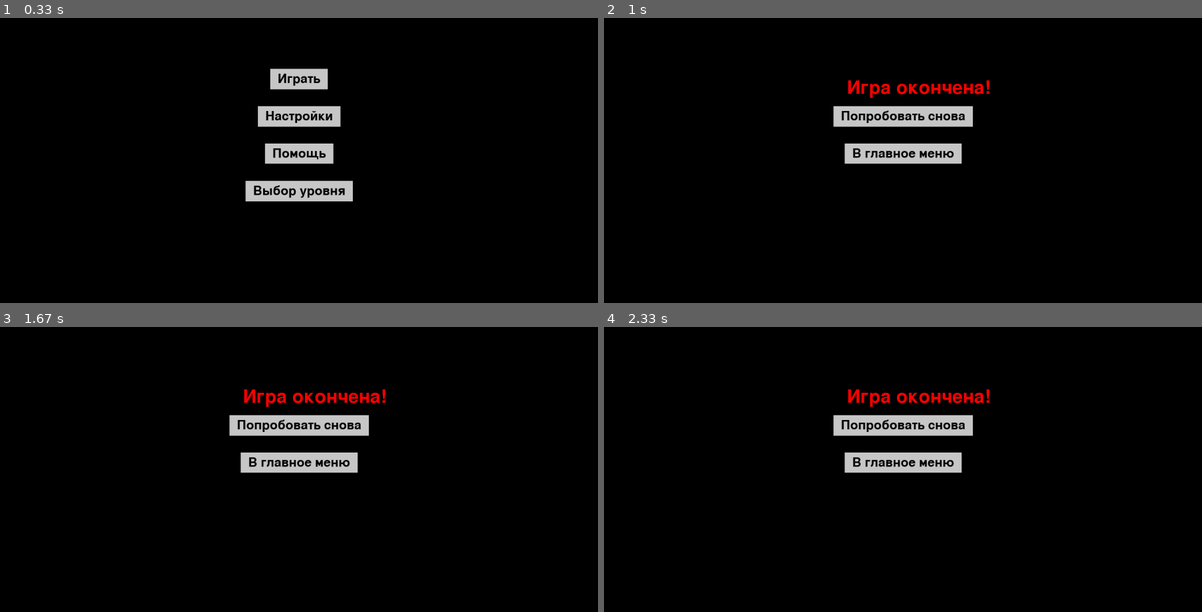
Above: before the commit, frames 1-4 (two rows, left to right).
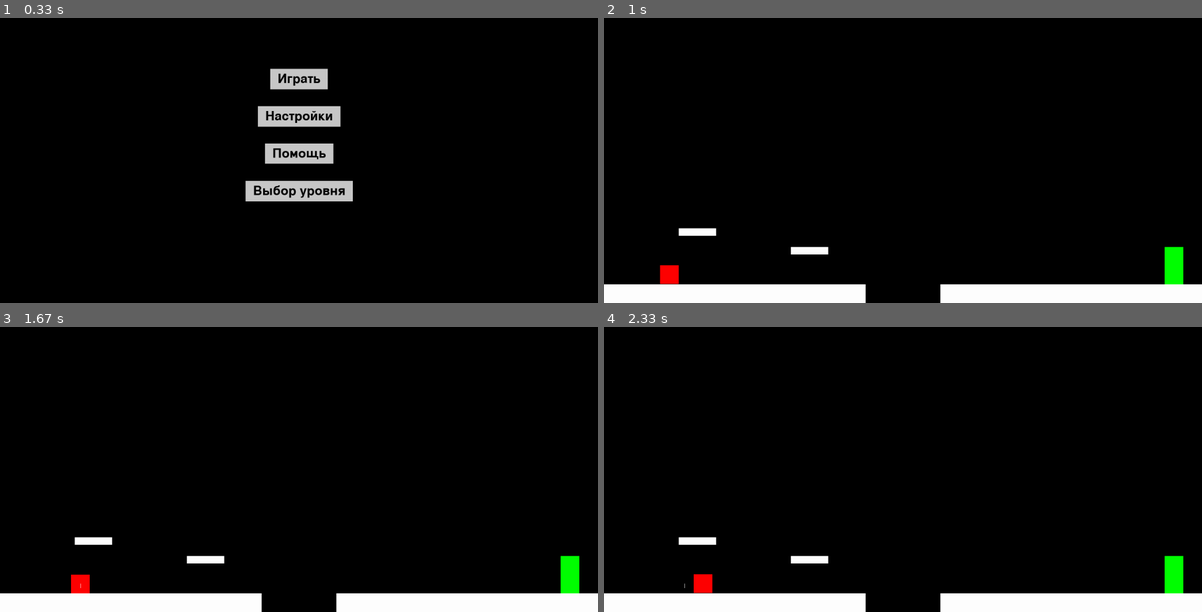
Above: after the commit, the same moments.

Repository: remalQ/pygame-project
Game: pygame game, started from Main.py
Two runs of this game, one before a commit and one after it. Both use one fixed random seed, a clock stepped at 60 frames per second and the inputs below.
Inputs (mouse positions are in pixels of both pictures, inside the frame that each line leads up to):
- Up to frame 1 (0.33 s): no input
- Up to frame 2 (1 s): click "Играть" at 0.38 s; hold D from 0.67 s (still down)
- Up to frame 3 (1.67 s): release D at 1.13 s; click (77, 583) at 1.22 s; click (77, 583) at 1.55 s
- Up to frame 4 (2.33 s): hold W 1.83-2.13 s; hold D from 2.17 s (still down)

Frame 1 is identical in both runs. In frame 2, 10% of the frame differs, in the area x 0-100%, y 21-100%; in frame 3, 10%; in frame 4, 10%.

Commit message:
trying to improve collisions with platforms

Diff:
--- a/Create_Levels.py
+++ b/Create_Levels.py
@@ -9,6 +9,7 @@
 
     def get_objects(self):
         return self.platforms, self.door
+
 
 class TimedLevel(Level):
     def __init__(self, platforms, door_position, time_limit):
@@ -23,6 +24,7 @@
 
     def is_time_up(self):
         return self.get_remaining_time() <= 0
+
 
 # Пример создания уровней
 level_1 = Level(
--- a/Game.py
+++ b/Game.py
@@ -16,8 +16,8 @@
 
         # Уровни
         self.levels = [
-            level_1,  # Уровень 1
-            level_2,# Уровень 2
+            level_1,
+            level_2,
             level_3,
         ]
         self.current_level = 0
@@ -80,31 +80,8 @@
                         self.player.velocity_x = 0
 
             if not self.paused and not self.level_complete and not self.game_over:
-                # Обновление
-                self.all_sprites.update()
-
-                self.player.on_ground = False  # Сбрасываем состояние на False перед каждой проверкой
-
-                # Проверка столкновений с платформами
-                for platform in self.platforms:
-                    if self.player.rect.colliderect(platform.rect):
-                        if self.player.velocity_y > 0 and self.player.rect.bottom - self.player.velocity_y <= platform.rect.top:
-                            # Игрок стоит на платформе
-                            self.player.rect.bottom = platform.rect.top
-                            self.player.on_ground = True
-                            self.player.velocity_y = 0
-                        elif self.player.velocity_y < 0 and self.player.rect.top - self.player.velocity_y >= platform.rect.bottom:
-                            # Игрок ударяется головой
-                            self.player.rect.top = platform.rect.bottom
-                            self.player.velocity_y = 0
-                        elif self.player.velocity_x > 0 and self.player.rect.right - self.player.velocity_x <= platform.rect.left:
-                            # Столкновение справа
-                            self.player.rect.right = platform.rect.left
-                            self.player.velocity_x = 0
-                        elif self.player.velocity_x < 0 and self.player.rect.left - self.player.velocity_x >= platform.rect.right:
-                            # Столкновение слева
-                            self.player.rect.left = platform.rect.right
-                            self.player.velocity_x = 0
+
+                self.player.update(self.platforms)
 
                 # Проверка завершения уровня
                 if self.player.rect.colliderect(self.door.rect):
--- a/Player.py
+++ b/Player.py
@@ -9,29 +9,59 @@
         self.image.fill(RED)
         self.rect = self.image.get_rect()
         self.rect.topleft = (50, HEIGHT - 150)
+
         self.velocity_y = 0
         self.velocity_x = 0
         self.on_ground = False
         self.speed = 5
+        self.gravity = 0.5
+        self.jump_power = -12
 
-    def update(self):
-        # Гравитация
+    def update(self, platforms):
+        """Обновление состояния игрока: гравитация, движение, столкновения"""
+        # Применяем гравитацию
         if not self.on_ground:
-            self.velocity_y += 0.5
+            self.velocity_y += self.gravity
+            if self.velocity_y > 10:  # Ограничение скорости падения
+                self.velocity_y = 10
+
+        # Сохраняем старую позицию перед проверкой столкновений
+        old_y = self.rect.y
 
         # Движение по вертикали
         self.rect.y += self.velocity_y
+        self.on_ground = False  # Сначала предполагаем, что игрок не на земле
+        self.check_collisions(0, self.velocity_y, platforms)
+
+        # Если игрок не двигался вниз, значит, он стоит на платформе
+        if old_y < self.rect.y and self.velocity_y == 0:
+            self.on_ground = True
 
         # Движение по горизонтали
         self.rect.x += self.velocity_x
+        self.check_collisions(self.velocity_x, 0, platforms)
 
-        # Ограничение выхода за пределы экрана по горизонтали
-        if self.rect.left < 0:
-            self.rect.left = 0
-        if self.rect.right > WIDTH:
-            self.rect.right = WIDTH
+    def check_collisions(self, dx, dy, platforms):
+        """Обрабатывает столкновения с платформами по горизонтали и вертикали"""
+        for platform in platforms:
+            if self.rect.colliderect(platform.rect):  # Если игрок столкнулся с платформой
+                if dx > 0:  # Движение вправо
+                    self.rect.right = platform.rect.left
+                    self.velocity_x = 0
+                elif dx < 0:  # Движение влево
+                    self.rect.left = platform.rect.right
+                    self.velocity_x = 0
+
+                if dy > 0:  # Падение вниз
+                    self.rect.bottom = platform.rect.top - 1
+                    self.velocity_y = 0
+                    self.on_ground = True  # Теперь точно знаем, что игрок стоит на платформе
+                elif dy < 0:  # Прыжок вверх
+                    self.rect.top = platform.rect.bottom + 1
+                    self.velocity_y = 0
 
     def jump(self):
+        """Игрок прыгает, только если стоит на платформе"""
         if self.on_ground:
-            self.velocity_y = -12
+            self.velocity_y = self.jump_power  # Улучшенный прыжок
             self.on_ground = False
